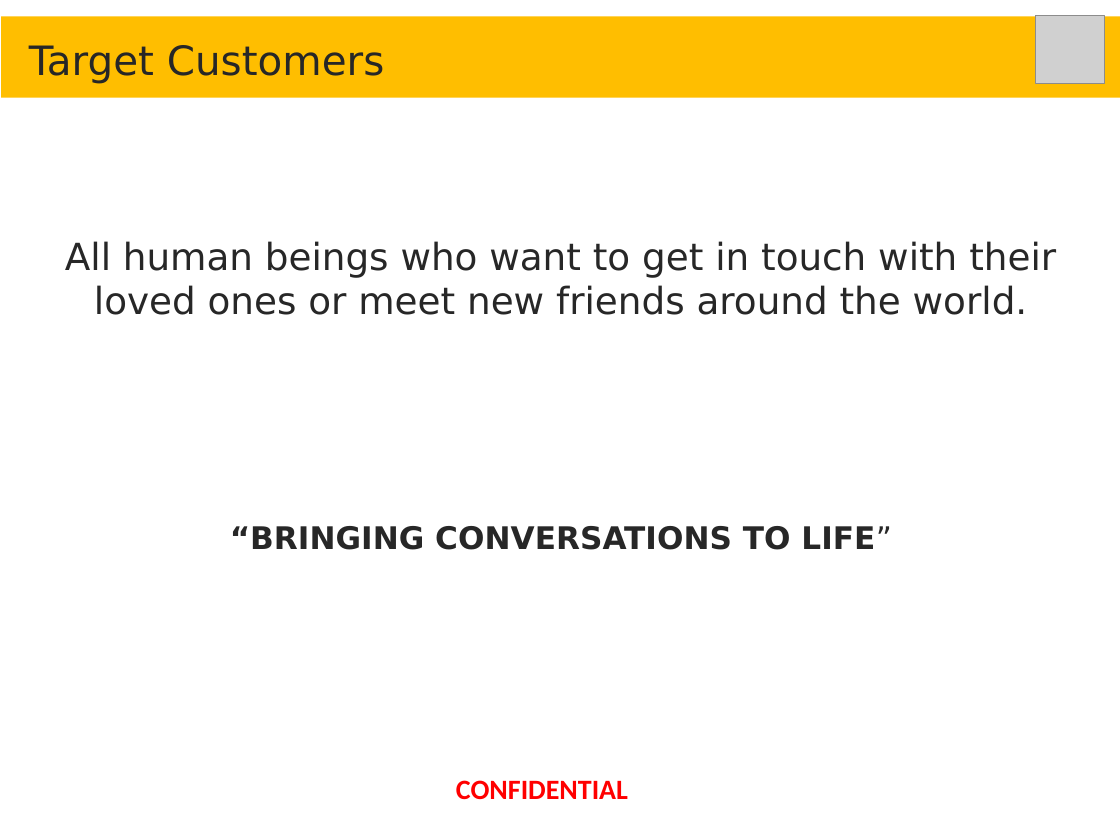
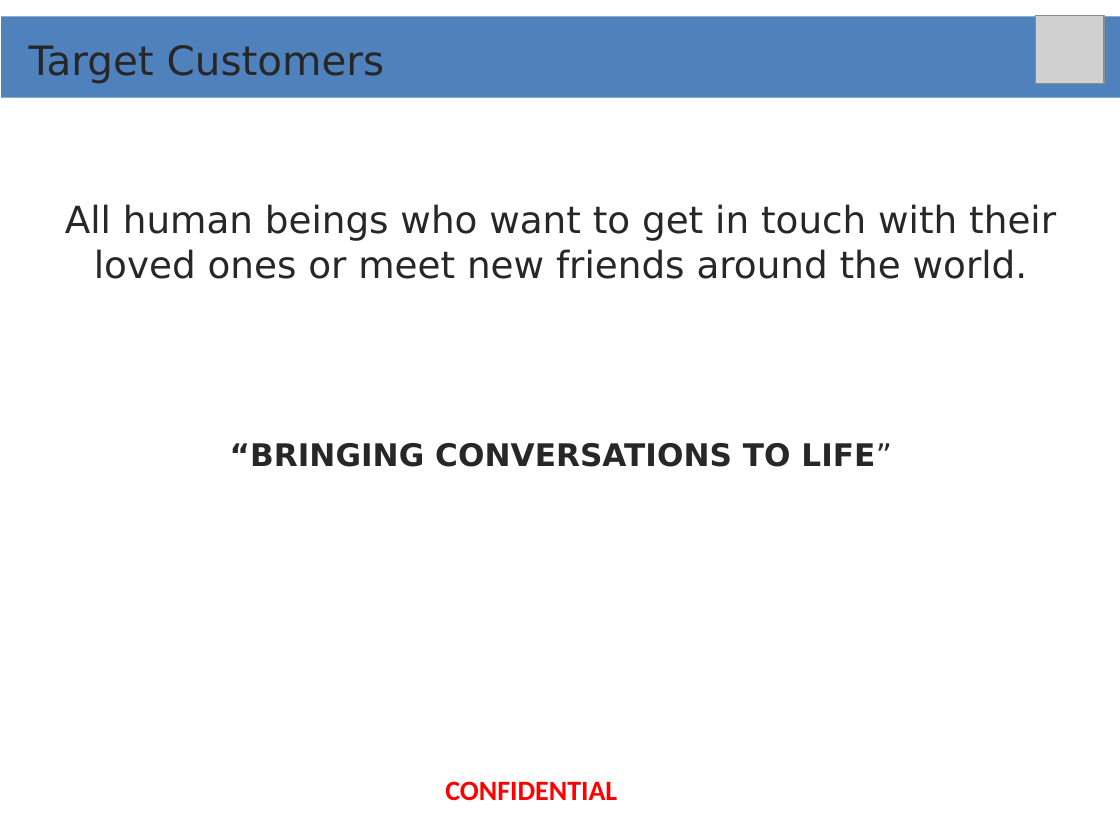
Before and after one commit to yaaminu/yennkasa-android, a slide deck: slide 10 of app-challenge presentation.pptx. Drawn at 1120x840 pixels with LibreOffice and Linux fonts; fonts in the diff are those of the drawing; grey boxes stand for pictures; background and template pictures are left out. Boxes give left, top, right and bottom in pixels: in the first picture for what was removed or moved away, otherwise in the second. Text is boxed around its words. In the diff, an @@ line names an element or a change of style, - is before the commit and + after.

```diff
--- a/app-challenge presentation.pptx
+++ b/app-challenge presentation.pptx
@@ rectangle at [1, 17, 1120, 99]: fill #FFBE00 to #4F81BD @@
@@ text "All human beings who want ..." at [65, 204, 1056, 467]: less space between paragraphs @@
@@ text "CONFIDENTIAL": place and size @@
-text "CONFIDENTIAL" at [456, 780, 628, 799]
+text "CONFIDENTIAL" at [445, 781, 617, 800]
```
Also in this commit, not shown: 12 other slides changed, 16 other files.
